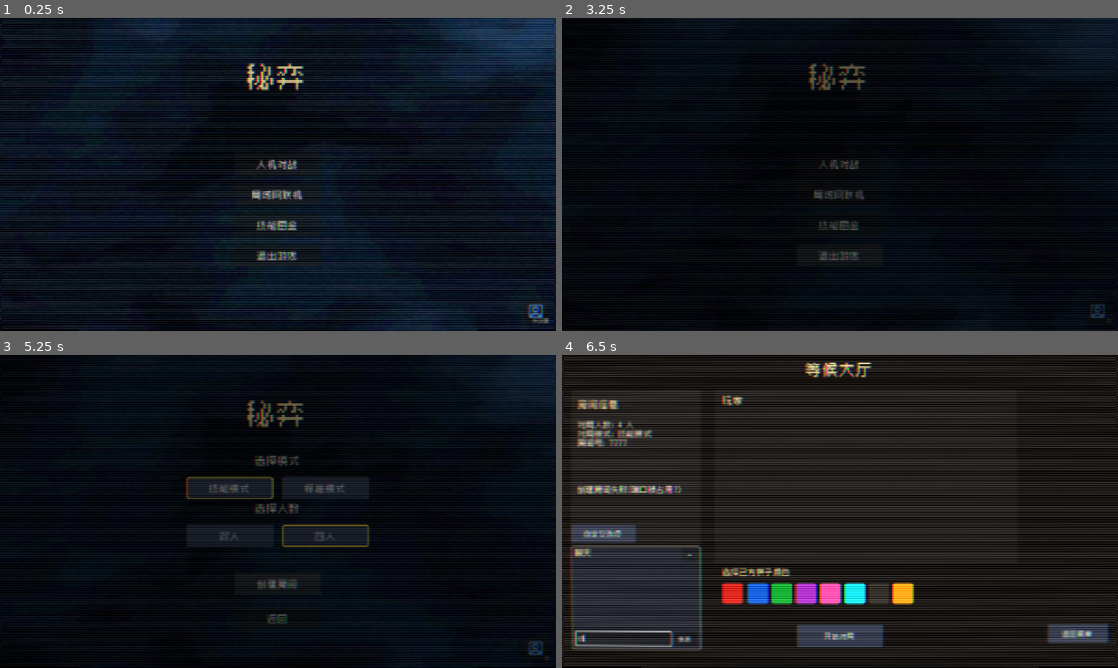
Above: before the commit, frames 1-4 (two rows, left to right).
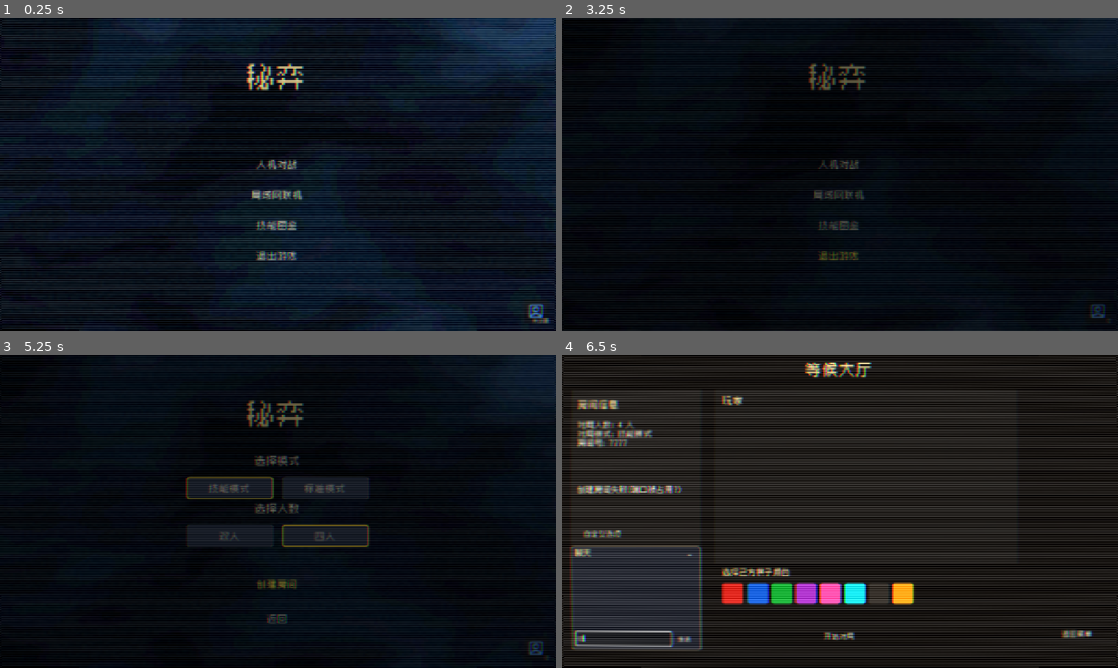
Above: after the commit, the same moments.

Repository: Lurongshika/ChessGame
Game: Godot game, scene res://scenes/main.tscn
Same seed, same stepped clock (60 frames per second), same inputs: the game is played once before the commit and once after it.
Inputs (mouse positions are in pixels of both pictures, inside the frame that each line leads up to):
- Up to frame 1 (0.25 s): no input
- Up to frame 2 (3.25 s): click "人机对战" at 0.5 s; click (1101, 312) at 1.27 s; click (862, 221) at 2.02 s; type "12" at 2.1 s; click "保存" at 2.75 s
- Up to frame 3 (5.25 s): click "局域网联机" at 3.5 s; click "创建在线对战" at 4.25 s; click "创建房间" at 5 s
- Up to frame 4 (6.5 s): click (623, 639) at 5.77 s; type "12" at 5.85 s

The runs differ from the first frame. In frame 2, 0.1% of the frame differs, in the area x 46-54%, y 74-78%; in frame 3, 0.1%; in frame 4, 2.5%, in the area x 1-99%, y 54-94%.

Commit message:
按钮去黑底,悬浮字变黄

Diff:
--- a/global.gd
+++ b/global.gd
@@ -22,6 +22,34 @@
 	Color(0.62, 0.2, 0.72), Color(0.95, 0.3, 0.62), Color(0.1, 0.82, 0.85),
 	Color(0.2, 0.18, 0.16), Color(0.95, 0.6, 0.1),
 ]
+
+
+# --- 扁平按钮样式(无黑底,悬浮字变黄) ---
+static func style_flat_button(b: Button) -> void:
+	# 透明背景(无黑底)
+	var normal := StyleBoxFlat.new()
+	normal.bg_color = Color(0, 0, 0, 0)
+	normal.set_corner_radius_all(4)
+	b.add_theme_stylebox_override("normal", normal)
+	b.add_theme_stylebox_override("hover", normal)
+	b.add_theme_stylebox_override("pressed", normal)
+	b.add_theme_stylebox_override("focus", normal)
+	b.add_theme_stylebox_override("hover_pressed", normal)
+	# 字体颜色:默认浅色,悬浮变黄
+	b.add_theme_color_override("font_color", Color(0.85, 0.82, 0.75))
+	b.add_theme_color_override("font_hover_color", Color(1.0, 0.9, 0.3))
+	b.add_theme_color_override("font_pressed_color", Color(1.0, 0.85, 0.2))
+	b.add_theme_color_override("font_focus_color", Color(0.85, 0.82, 0.75))
+
+
+# 创建扁平按钮(无黑底,悬浮变黄)
+static func flat_button(text: String, pos: Vector2, size: Vector2) -> Button:
+	var b := Button.new()
+	b.text = text
+	b.position = pos
+	b.size = size
+	style_flat_button(b)
+	return b
 
 
 # --- CRT 后处理(全局,参考 CrtTypewriter) ---
--- a/scripts/chat_panel.gd
+++ b/scripts/chat_panel.gd
@@ -49,6 +49,7 @@
 	input_row.add_child(input)
 	send_btn = Button.new()
 	send_btn.text = "发送"
+	Global.style_flat_button(send_btn)
 	send_btn.add_theme_font_override("font", font)
 	send_btn.add_theme_font_size_override("font_size", 14)
 	send_btn.custom_minimum_size = Vector2(56, 32)
--- a/scripts/custom_options.gd
+++ b/scripts/custom_options.gd
@@ -41,6 +41,7 @@
 	# 右上角 X 关闭按钮
 	var close_btn := Button.new()
 	close_btn.text = "✕"
+	Global.style_flat_button(close_btn)
 	# 放在折叠按钮(右侧)左侧,避免重叠
 	close_btn.position = Vector2(size.x - 44 - 40, 4)
 	close_btn.size = Vector2(34, 28)
--- a/scripts/floating_panel.gd
+++ b/scripts/floating_panel.gd
@@ -61,6 +61,7 @@
 
 	collapse_btn = Button.new()
 	collapse_btn.text = "—"
+	Global.style_flat_button(collapse_btn)
 	collapse_btn.position = Vector2(size.x - 44, 4)
 	collapse_btn.size = Vector2(38, TITLE_H - 8)
 	collapse_btn.add_theme_font_override("font", _font_ref)
--- a/scripts/game.gd
+++ b/scripts/game.gd
@@ -1099,6 +1099,7 @@
 	b.size = size
 	b.add_theme_font_override("font", _font())
 	b.add_theme_font_size_override("font_size", 20)
+	Global.style_flat_button(b)
 	return b
 
 
--- a/scripts/lobby.gd
+++ b/scripts/lobby.gd
@@ -584,13 +584,5 @@
 	b.size = size
 	b.add_theme_font_override("font", _font())
 	b.add_theme_font_size_override("font_size", 16)
-	var sb := StyleBoxFlat.new()
-	sb.bg_color = Color(0.2, 0.22, 0.28)
-	sb.set_corner_radius_all(6)
-	b.add_theme_stylebox_override("normal", sb)
-	b.add_theme_stylebox_override("hover", sb)
-	var sbp := StyleBoxFlat.new()
-	sbp.bg_color = Color(0.3, 0.33, 0.42)
-	sbp.set_corner_radius_all(6)
-	b.add_theme_stylebox_override("pressed", sbp)
+	Global.style_flat_button(b)
 	return b
--- a/scripts/main_menu.gd
+++ b/scripts/main_menu.gd
@@ -348,6 +348,7 @@
 	b.size = Vector2(200, 52)
 	b.add_theme_font_override("font", _font())
 	b.add_theme_font_size_override("font_size", 22)
+	Global.style_flat_button(b)
 	return b
 
 
--- a/scripts/manual.gd
+++ b/scripts/manual.gd
@@ -1682,16 +1682,17 @@
 	b.size = size
 	b.add_theme_font_override("font", _font())
 	b.add_theme_font_size_override("font_size", 16)
-	var sb := StyleBoxFlat.new()
-	sb.bg_color = Color(0.2, 0.22, 0.28)
-	sb.set_corner_radius_all(6)
-	# 文字向右移动半个字号(8px)
-	sb.content_margin_left = 8.0
-	b.add_theme_stylebox_override("normal", sb)
-	b.add_theme_stylebox_override("hover", sb)
-	var sbp := StyleBoxFlat.new()
-	sbp.bg_color = Color(0.3, 0.33, 0.42)
-	sbp.set_corner_radius_all(6)
-	sbp.content_margin_left = 8.0
-	b.add_theme_stylebox_override("pressed", sbp)
+	# 透明背景 + 悬浮变黄;文字右移 8px
+	var normal := StyleBoxFlat.new()
+	normal.bg_color = Color(0, 0, 0, 0)
+	normal.set_corner_radius_all(4)
+	normal.content_margin_left = 8.0
+	b.add_theme_stylebox_override("normal", normal)
+	b.add_theme_stylebox_override("hover", normal)
+	b.add_theme_stylebox_override("pressed", normal)
+	b.add_theme_stylebox_override("focus", normal)
+	b.add_theme_stylebox_override("hover_pressed", normal)
+	b.add_theme_color_override("font_color", Color(0.85, 0.82, 0.75))
+	b.add_theme_color_override("font_hover_color", Color(1.0, 0.9, 0.3))
+	b.add_theme_color_override("font_pressed_color", Color(1.0, 0.85, 0.2))
 	return b
--- a/scripts/network_menu.gd
+++ b/scripts/network_menu.gd
@@ -114,6 +114,7 @@
 	b.size = Vector2(130, 52)
 	b.add_theme_font_override("font", _font())
 	b.add_theme_font_size_override("font_size", 20)
+	Global.style_flat_button(b)
 	return b
 
 
--- a/scripts/slots_menu.gd
+++ b/scripts/slots_menu.gd
@@ -91,6 +91,7 @@
 	b.size = size
 	b.add_theme_font_override("font", _font())
 	b.add_theme_font_size_override("font_size", 20)
+	Global.style_flat_button(b)
 	return b
 
 
--- a/scripts/user_menu.gd
+++ b/scripts/user_menu.gd
@@ -237,6 +237,7 @@
 	b.size = size
 	b.add_theme_font_override("font", _font())
 	b.add_theme_font_size_override("font_size", 20)
+	Global.style_flat_button(b)
 	return b
 
 
